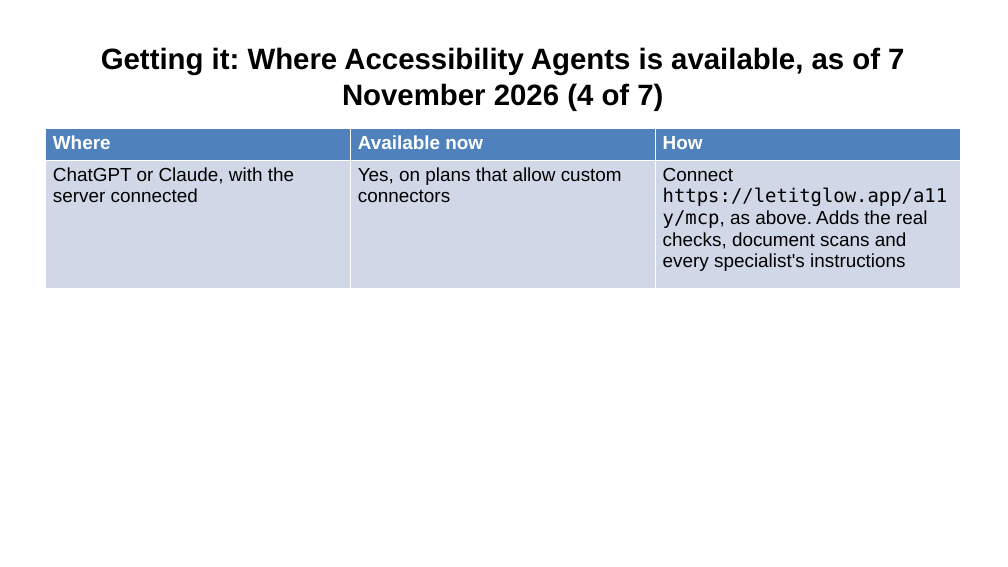
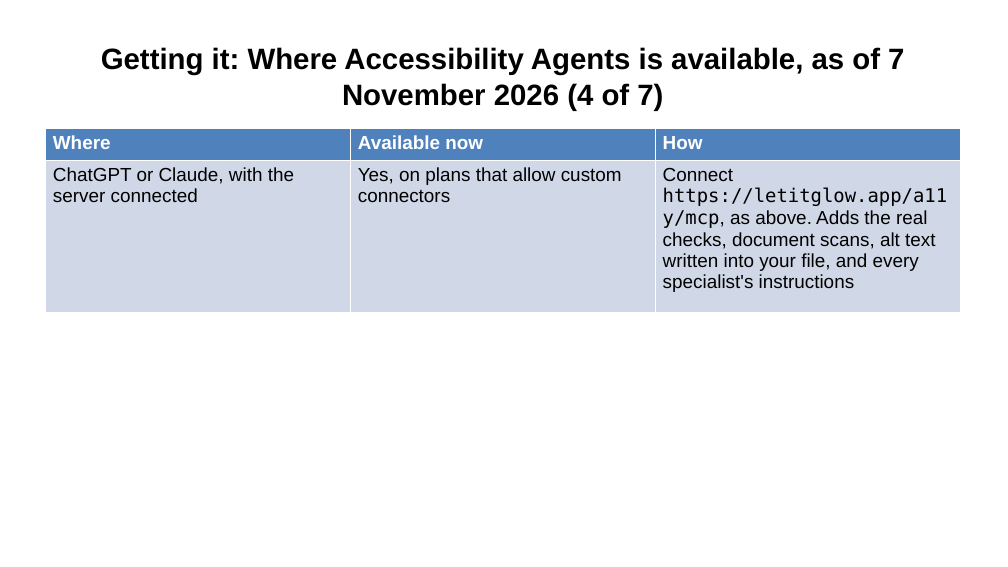
Before and after one commit to Community-Access/glow, a slide deck: slide 24 of docs/ahg-2026/kit/accessibility-agents.pptx (slide 23 before the commit). Drawn at 1008x567 pixels with LibreOffice and Linux fonts; fonts in the diff are those of the drawing. Boxes give left, top, right and bottom in pixels: in the first picture for what was removed or moved away, otherwise in the second. Text is boxed around its words. In the diff, an @@ line names an element or a change of style, - is before the commit and + after.

```diff
--- a/docs/ahg-2026/kit/accessibility-agents.pptx
+++ b/docs/ahg-2026/kit/accessibility-agents.pptx
@@ table at bbox=[45, 129, 960, 313] @@
-row 2, column 3: Connect https://letitglow.app/a11y/mcp, as above. Adds the real checks, document scans and every specialist's instructions
+row 2, column 3: Connect https://letitglow.app/a11y/mcp, as above. Adds the real checks, document scans, alt text written into your file, and every specialist's instructions
```
Also in this commit, not shown: 5 other slides changed, 1 slide added, 4 other files.
